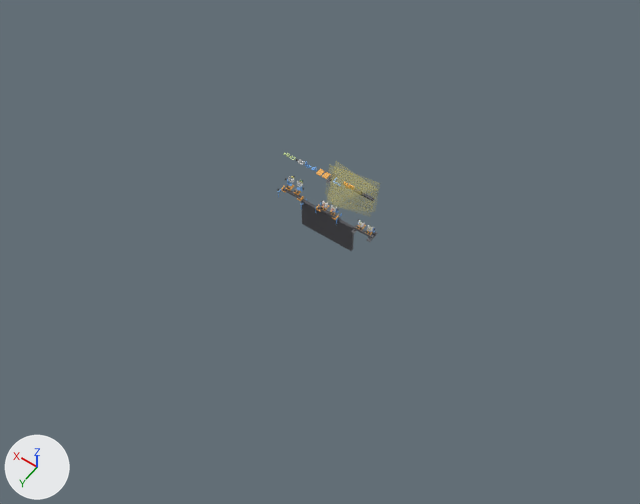
Before and after pictures for a commit that changed the Blender file hardware/mount-v0.1/blend/mount-v0.1.blend.
Camera for both pictures: a 50 mm camera at (-3178.0, 4610.0, 6439.0) aimed at (-78.0, 270.0, -381.0). The axes (+X, +Y, +Z) are drawn at lower left. The lights are the same throughout. The first picture is the older version.

In view in the first picture: 'cam_left_fov', 'cam_right_fov', 'd_rail', 'monitor' and 2 more.
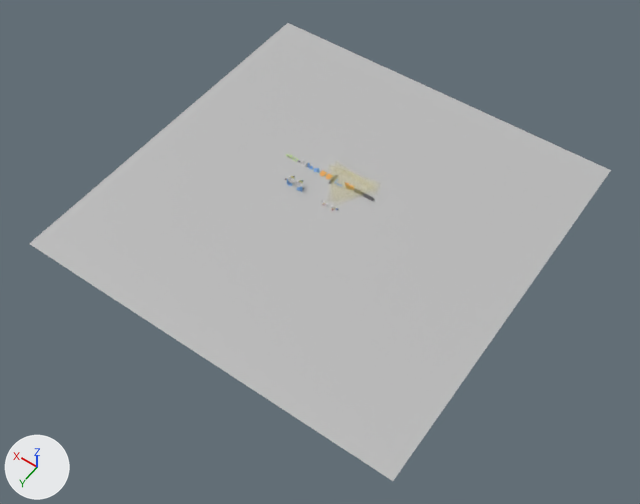
Boxes [x1, y1, x2, y2] around the edits, measured in the pictures (640 x 504 px):
'floor', added: after [29, 23, 611, 481]
'monitor', hidden: before [301, 199, 354, 251]
'd_rail', hidden: before [353, 225, 374, 239]

The change, as a list of edits to the scene's bpy script:
```text
Add mat_mat_floor:
    mat_mat_floor = principled_material('mat_floor')
    mat_mat_floor.base_color = (0.5, 0.5, 0.5)  # grey #bcbcbc
    mat_mat_floor.roughness = 0.55
Add me_floor:
    me_floor.from_pydata([(-2000.0, -2000.0, 0.0), (2000.0, -2000.0, 0.0), (2000.0, 2000.0, 0.0), (-2000.0, 2000.0, 0.0)], [], [(0, 1, 2, 3)])
    me_floor.materials.append(mat_mat_floor)  # grey #bcbcbc
Change ob_monitor:
    ob_monitor.location: (0.0, 22.0, -80.0) -> (0.0, 12.0, -80.0)
    add ob_monitor.hide_set(True)  # its collection is switched off
Change ob_d_rail:
    add ob_d_rail.hide_set(True)  # its collection is switched off
Add ob_floor:
    ob_floor = bpy.data.objects.new('floor', me_floor)
    ob_floor.location = (0.0, 0.0, 0.0)
```
